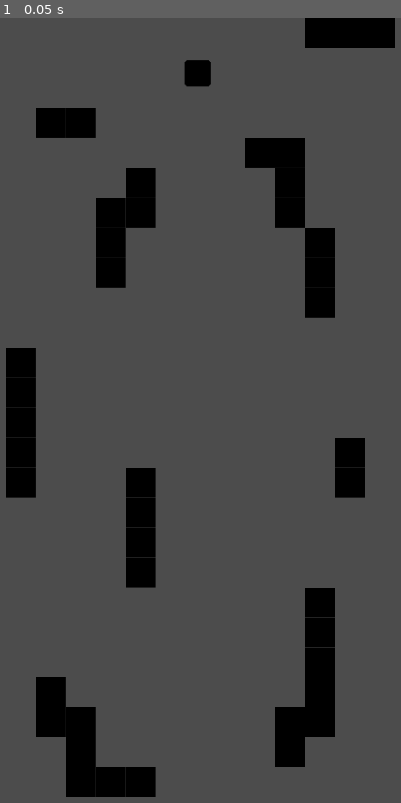
Above: before the commit, frame 1.
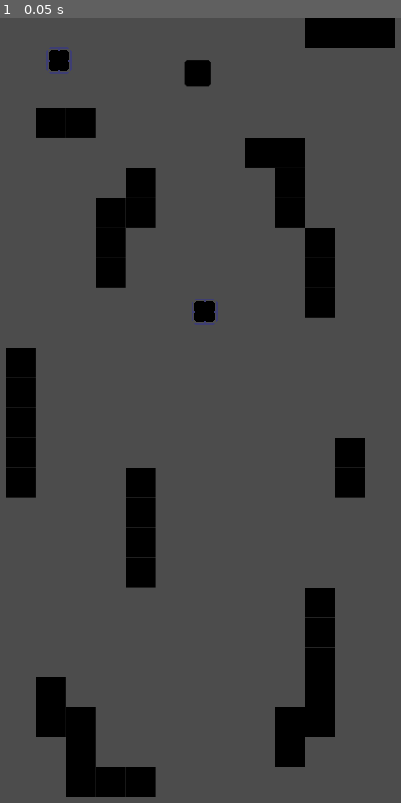
Above: after the commit, the same moment.

Repository: MikaelRoyet/ICantStop
Game: Godot game, scene res://Scene/bacasable.tscn
Two runs of this game, one before a commit and one after it. Both use one fixed random seed, a clock stepped at 60 frames per second and the inputs below. The project has no main scene, so this scene is started directly.
Inputs:
- Up to frame 1 (0.05 s): no input

The runs differ from the first frame. In frame 1, 0.4% of the frame differs, in the area x 11-55%, y 3-40%.

Commit message:
Bumper Creation

Diff:
--- /dev/null
+++ b/Bumper.gd
@@ -0,0 +1,16 @@
+extends Area2D
+
+
+# Declare member variables here. Examples:
+# var a = 2
+# var b = "text"
+
+
+# Called when the node enters the scene tree for the first time.
+func _ready():
+	pass # Replace with function body.
+
+
+# Called every frame. 'delta' is the elapsed time since the previous frame.
+#func _process(delta):
+#	pass
--- /dev/null
+++ b/Bumper.tscn
@@ -0,0 +1,18 @@
+[gd_scene load_steps=4 format=2]
+
+[ext_resource path="res://Sprites/Bumper-Sheet.png" type="Texture" id=1]
+[ext_resource path="res://Bumper.gd" type="Script" id=2]
+
+[sub_resource type="RectangleShape2D" id=1]
+extents = Vector2( 13.86, 13.9615 )
+
+[node name="KinematicBody2D" type="Area2D" groups=[
+"Bumper",
+]]
+script = ExtResource( 2 )
+
+[node name="Sprite" type="Sprite" parent="."]
+texture = ExtResource( 1 )
+
+[node name="CollisionShape2D" type="CollisionShape2D" parent="."]
+shape = SubResource( 1 )
--- a/Scene/bacasable.tscn
+++ b/Scene/bacasable.tscn
@@ -1,7 +1,8 @@
-[gd_scene load_steps=5 format=2]
+[gd_scene load_steps=6 format=2]
 
 [ext_resource path="res://Sprites/Tilemap/tilemap-Sheet.png" type="Texture" id=1]
 [ext_resource path="res://Scene/Player.tscn" type="PackedScene" id=2]
+[ext_resource path="res://Bumper.tscn" type="PackedScene" id=3]
 
 [sub_resource type="ConvexPolygonShape2D" id=1]
 points = PoolVector2Array( 0, 0, 32, 0, 32, 32, 0, 32 )
@@ -40,3 +41,12 @@
 
 [node name="Player" parent="." instance=ExtResource( 2 )]
 position = Vector2( 237, 59 )
+
+[node name="Bumper" parent="." instance=ExtResource( 3 )]
+position = Vector2( 244.474, 313.505 )
+
+[node name="Bumper2" parent="." instance=ExtResource( 3 )]
+position = Vector2( 88.7345, 45.4449 )
+
+[connection signal="body_entered" from="Bumper" to="Player" method="_on_Bumper_body_entered"]
+[connection signal="body_entered" from="Bumper2" to="Player" method="_on_Bumper_body_entered"]
--- a/Scripts/Player.gd
+++ b/Scripts/Player.gd
@@ -3,10 +3,13 @@
 const SPEED = 100
 var velocityPlayer = Vector2(0,0)
 var idle = true
+var respawnPoint
 
 
 func _ready():
-	pass # Replace with function body.
+	respawnPoint = position
+	idle = true
+
 
 
 func _physics_process(delta):
@@ -17,25 +20,47 @@
 		if collision:
 			if collision.collider is TileMap:
 				death()
+			if collision.collider.is_in_group("Bumper"):
+				bounce()
 
 
 func _on_SwipeDetector_swiped(direction):
 
 	#UP
 	if direction.x == 0 and direction.y == -1:
-		velocityPlayer = Vector2(0, SPEED)
+		setMovement(Vector2(0, SPEED))
 
 	#DOWN
 	if direction.x == 0 and direction.y == 1:
-		velocityPlayer = Vector2(0, -SPEED)
+		setMovement(Vector2(0, -SPEED))
 
 	#LEFT
 	if direction.x == -1 and direction.y == 0:
-		velocityPlayer = Vector2(SPEED, 0)
+		setMovement(Vector2(SPEED, 0))
 
 	#RIGHT
 	if direction.x == 1 and direction.y == 0:
-		velocityPlayer = Vector2(-SPEED, 0)
+		setMovement(Vector2(-SPEED, 0))
 
 func death():
 	print("DEADGE")
+	idle = true
+	reset()
+
+func reset():
+	print("RESETGE")
+	position = respawnPoint
+
+func setMovement(movement):
+	velocityPlayer = movement
+	idle = false
+
+func bounce():
+	print("BOUNCGE")
+	print(velocityPlayer)
+	print(velocityPlayer * -1)
+	setMovement(velocityPlayer * -1)
+
+
+func _on_Bumper_body_entered(body):
+	bounce()
Binary file added: Sprites/Bumper-Sheet.png
Not shown, added: Sprites/Bumper-Sheet.png.import
